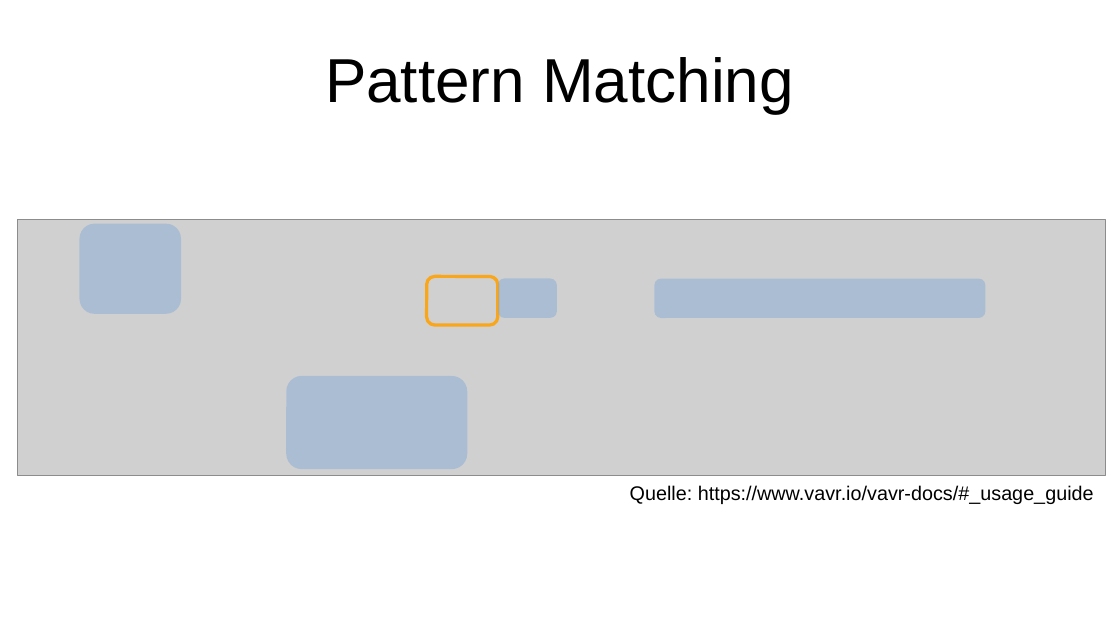
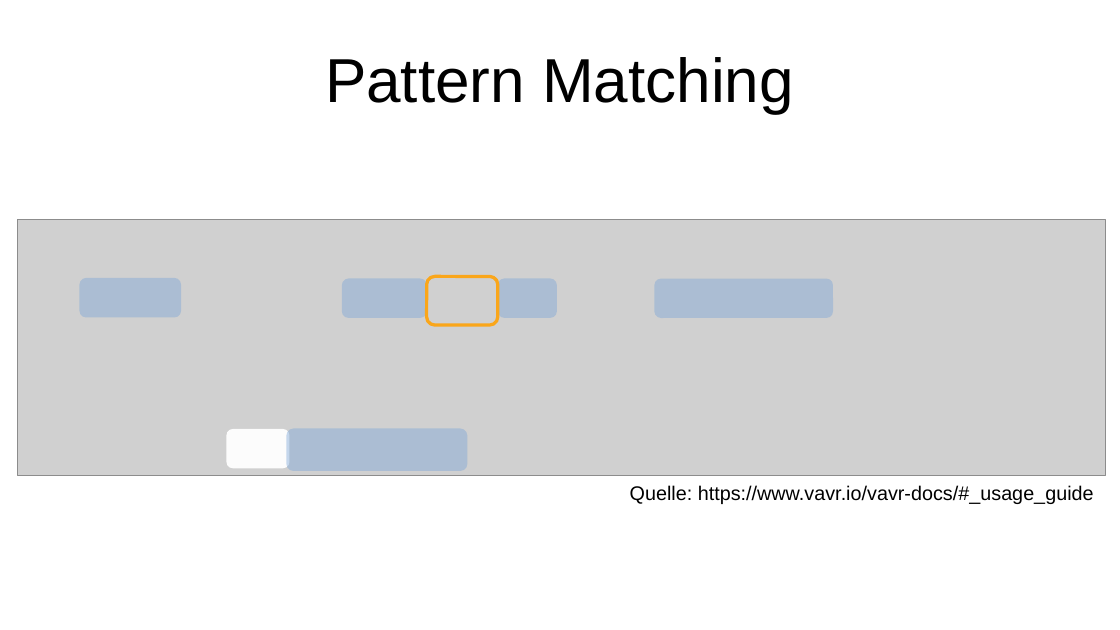
Before and after one commit to p3et/vavr-demo, a slide deck: slide 26 of coffee talk.odp (slide 25 before the commit). Drawn at 1120x630 pixels with LibreOffice and Linux fonts; fonts in the diff are those of the drawing; grey boxes stand for pictures. Boxes give left, top, right and bottom in pixels: in the first picture for what was removed or moved away, otherwise in the second. Text is boxed around its words. In the diff, an @@ line names an element or a change of style, - is before the commit and + after.

```diff
--- a/coffee talk.odp
+++ b/coffee talk.odp
@@ rounded rectangle: place and size @@
-rounded rectangle at bbox=[79, 224, 181, 314]
+rounded rectangle at bbox=[79, 278, 181, 318]
@@ rounded rectangle added at bbox=[341, 278, 427, 318], fill #7DA7D8 at 44% opacity @@
@@ rounded rectangle: place and size @@
-rounded rectangle at bbox=[655, 278, 986, 318]
+rounded rectangle at bbox=[655, 278, 833, 318]
@@ rounded rectangle added at bbox=[227, 429, 290, 469], fill #FFFFFF at 94% opacity @@
@@ rounded rectangle: place and size @@
-rounded rectangle at bbox=[287, 376, 468, 470]
+rounded rectangle at bbox=[287, 429, 468, 472]
```
Also in this commit, not shown: 9 other slides changed, 13 slides added, 1 other file.
